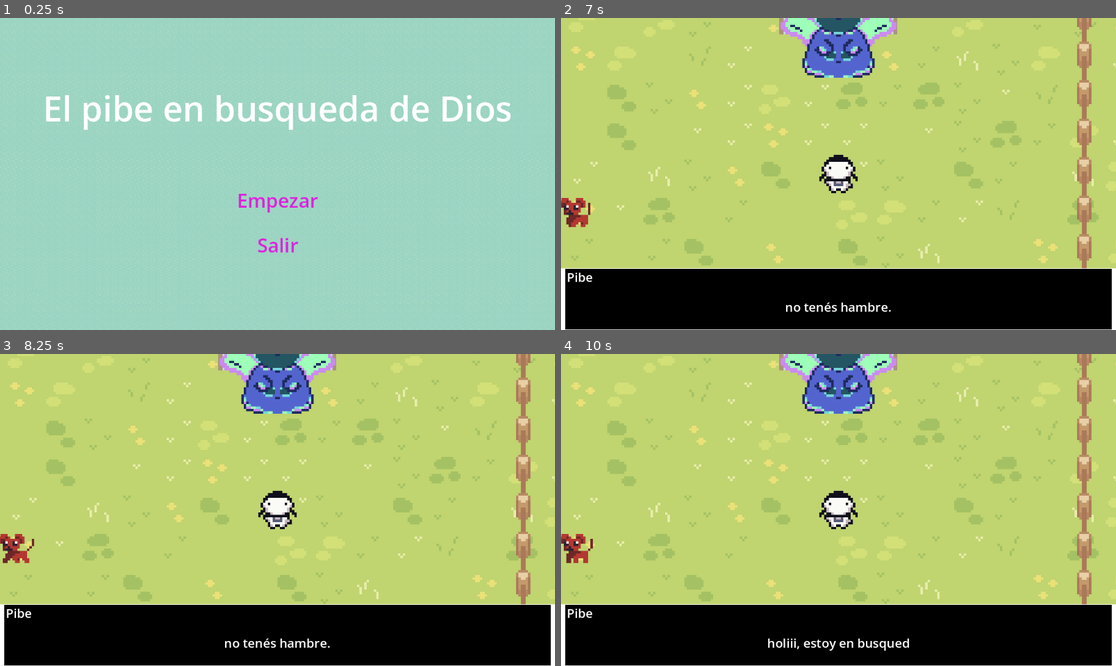
Above: before the commit, frames 1-4 (two rows, left to right).
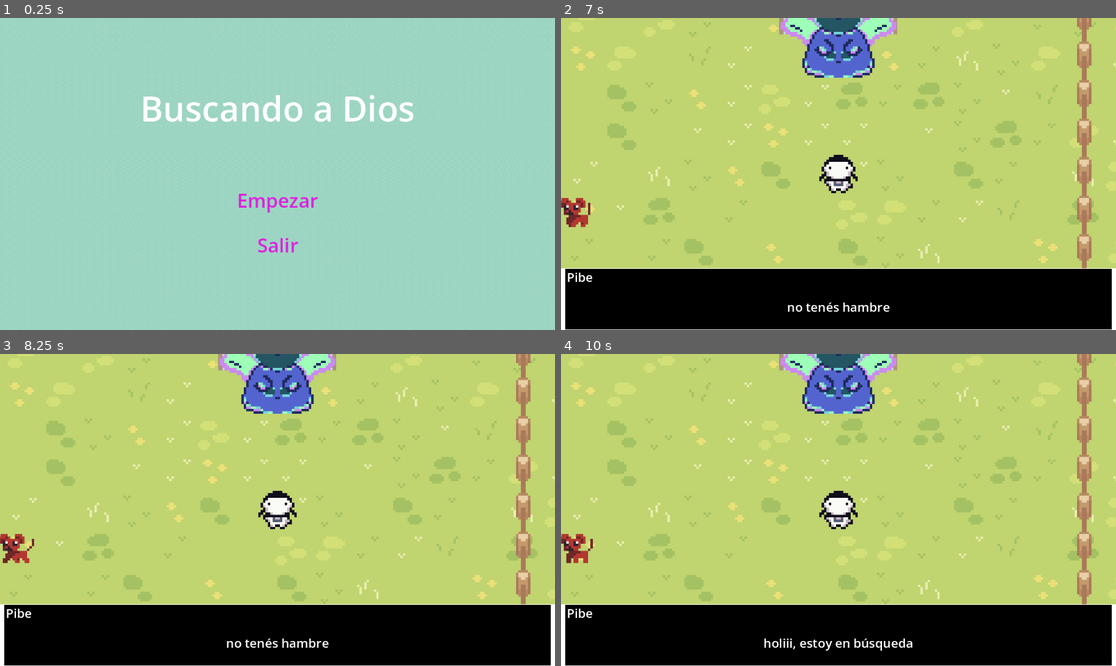
Above: after the commit, the same moments.

Repository: makiniqa/conocimiento-absurdo
Game: Godot game, scene res://Scenes/game.tscn
The game is run twice, just before and just after one commit, with the same random seed, the same clock (stepped at 60 frames per second) and the same inputs.
Inputs:
- Up to frame 1 (0.25 s): no input
- Up to frame 2 (7 s): click "Empezar" at 0.5 s; click "Empezar" at 1.25 s; tap Enter at 2, 2.85, 4.35, 5.85 s; hold Right (right) 2.03-2.78 s; tap Z every 1.5 s from 2.1 to 6.6 s; tap Space at 2.27, 3.02, 4.52, 5.27, 6.02 s; hold Down (down) 2.78-3.53 s; hold Right (right) 3.53-4.28 s; hold Up (up) 4.28-5.03 s; hold Left (left) 5.03-6.53 s; hold Down (down) from 6.53 s (still down)
- Up to frame 3 (8.25 s): release Down (down) at 7.28 s; hold Right (right) 7.28-8.03 s; tap Enter at 7.35 s; tap Space at 7.52, 8 s; hold Up (up) from 8.03 s (still down); tap Z at 8.1 s
- Up to frame 4 (10 s): tap Space at 8.27, 9.02 s; release Up (up) at 8.78 s; hold Right (right) 8.78-9.53 s; tap Enter at 8.85 s; hold Down (down) from 9.53 s (still down); tap Z at 9.6 s

The runs differ from the first frame. In frame 1, 3.0% of the frame differs, in the area x 8-92%, y 24-36%; in frame 2, 0.4%; in frame 3, 0.4%; in frame 4, 0.5%.

Commit message:
algunos ajustes textuales

Diff:
--- a/Scenes/nivel_0.tscn
+++ b/Scenes/nivel_0.tscn
@@ -69,7 +69,7 @@
 offset_bottom = 237.0
 grow_horizontal = 2
 theme_override_font_sizes/font_size = 72
-text = "El pibe en busqueda de Dios"
+text = "Buscando a Dios"
 
 [node name="StartButton" type="MenuButton" parent="." unique_id=68554837]
 layout_mode = 1
--- a/Scenes/nivel_4.tscn
+++ b/Scenes/nivel_4.tscn
@@ -144,7 +144,7 @@
 anchor_right = 1.0
 offset_bottom = 23.0
 grow_horizontal = 2
-text = "El Pibe en busqueda de Dios"
+text = "Buscando a Dios"
 label_settings = SubResource("LabelSettings_pb1qq")
 horizontal_alignment = 1
 vertical_alignment = 1
--- a/Scripts/nivel_1.gd
+++ b/Scripts/nivel_1.gd
@@ -35,7 +35,7 @@
 		if not $DialogueBox.begin_dialogue("enter_level"):
 			return
 		$Player.active = false
-		pibe.say("holiii, estoy en busqueda de dios >:)")
+		pibe.say("holiii, estoy en búsqueda de dios >:)")
 		pibe.say("él mismo me dijo que vive acá pero no sé qué onda")
 		pibe.say("es re raro este lugar...")
 		pibe.say("uh bancá...")
@@ -58,8 +58,8 @@
 		return
 	$Player.active = false
 	if not hablaste_con_libreria:
-		orcnella.say("Que haces pibe, tenés un cigarro para convidar?")
-		pibe.say("disculpa no fumo")
+		orcnella.say("qué hacés pibe, tenés un cigarro para convidar?")
+		pibe.say("disculpá no fumo")
 	elif not hablaste_con_orcnella:
 		pibe.say("che el de la librería quiere que te vayas")
 		orcnella.say("decile a ese gil que si me convida un pucho me voy")
@@ -107,7 +107,7 @@
 		hablaste_con_libreria = true
 	elif not hablaste_con_orcnella:
 		var dialogueID := "libreria1"
-		librero.say("dale wachín, hace que se vaya", dialogueID)
+		librero.say("dale wachín, hacé que se vaya", dialogueID)
 	else:
 		var dialogueID := "libreria2"
 		pibe.say("dice la señora que si le das un cigarrillo se va", dialogueID)
@@ -143,7 +143,7 @@
 		orcnella.say("pero gracias tenía hambre")
 	else:
 		pibe.say("una suculenta manzana")
-		pibe.say("no tenés hambre.")
+		pibe.say("no tenés hambre")
 	$DialogueBox.end_dialogue()
 
 func _on_moneda_interact() -> void:
--- a/Scripts/nivel_2.gd
+++ b/Scripts/nivel_2.gd
@@ -46,7 +46,7 @@
 	if interaccionesCQB%3 == 0:
 		chica.say("bailando bailando")
 	elif interaccionesCQB%3 == 1:
-		chica.say("amigos adios... adios...")
+		chica.say("amigos adiós... adiós...")
 	else:
 		chica.say("el silencio loco")
 	interaccionesCQB += 1
@@ -57,7 +57,7 @@
 	if not $DialogueBox.begin_dialogue("tocadiscos"):
 		return
 	if not agarrasteElDisco:
-		pibe.say("oh un tocadiscos :O que retro")
+		pibe.say("oh un tocadiscos :O qué retro")
 	elif not pusisteElDisco:
 		$Tocadiscos/AnimatedSprite2D.play("playing")
 		chica.say("...")
@@ -81,7 +81,7 @@
 		#$CortinaYCuadro/Area2D/CollisionShape2D.disabled = true
 		teAtropellaron = true
 	else:
-		pibe.say("que mierda fue eso")
+		pibe.say("qué mierda fue eso")
 	$DialogueBox.end_dialogue()
 
 
@@ -89,7 +89,7 @@
 	if not $DialogueBox.begin_dialogue("pishito"):
 		return
 	if not agarrasteLaChapa:
-		pibe.say("PISHITO 😍")
+		pibe.say("PISHITO :D")
 		$Pishito/AnimatedSprite2D.play("Bark")
 		perro.say("waf")
 		$DialogueBox.set_callable_on_queue_end(func (): $Pishito/AnimatedSprite2D.play("Idle"))
@@ -109,7 +109,7 @@
 		return
 	if not $DialogueBox.begin_dialogue("autoroto"):
 		return
-	pibe.say(":O se salió el cosito este de la rueda")
+	pibe.say(":O se salió el cosito éste de la rueda")
 	pibe.say("creo que este pishito quiere que se lo tire!")
 	agarrasteLaChapa = true
 	$DialogueBox.end_dialogue()
--- a/Scripts/nivel_3.gd
+++ b/Scripts/nivel_3.gd
@@ -11,12 +11,12 @@
 func _on_animation_player_animation_finished(anim_name: StringName) -> void:
 	if anim_name == "Enter":
 		$DialogueBox.begin_dialogue("fin0")
-		pibe.say("oh, que es esto? :O")
+		pibe.say("oh, qué es esto? :O")
 		dios.say("...")
 		dios.say("CORTEZA.")
 		dios.say("GAZA.")
 		dios.say("LUPA")
-		pibe.say("... que se supone que significa esto?")
+		pibe.say("... qué se supone que significa esto?")
 		dios.say("...")
 		dios.say("AFEITAR.")
 		dios.say("ITALIANO.")
@@ -25,18 +25,18 @@
 		$DialogueBox.set_callable_on_queue_end(func () : $AnimationPlayer.play("EnterITGuy"))
 	elif anim_name == "EnterITGuy":
 		$DialogueBox.begin_dialogue("fin1")
-		tecnico.say("oh, acá está la maquina")
-		tecnico.say("eh que haces vos? no podés estar acá")
+		tecnico.say("oh, acá está la máquina")
+		tecnico.say("eh qué hacés vos? no podés estar acá")
 		pibe.say("vine acá en busca de dios :O")
-		pibe.say("pasa que lo escucho hablandome y me dijo que venga acá")
+		pibe.say("pasa que lo escucho hablándome y me dijo que venga acá")
 		pibe.say("pero ahora no le encuentro sentido a lo que me dice")
-		tecnico.say("aahh ok, ya se que pasa")
-		tecnico.say("acá no está dios pibe, este es el banco")
-		tecnico.say("y esta es la maquina que genera los alias de las cuentas")
+		tecnico.say("aahh ok, ya se qué pasa")
+		tecnico.say("acá no está dios pibe, esto es el banco")
+		tecnico.say("y eéta es la máquina que genera los alias de las cuentas")
 		tecnico.say("pero resulta que la maquina está medio medio")
-		tecnico.say("viste como andan desfinanciando todo ahora?")
-		tecnico.say("que hijos de puta...")
-		tecnico.say("bueno, resulta que ahora la maquina está transmitiendo los aliases que genera en una frecuencia de radio")
+		tecnico.say("viste cómo andan desfinanciando todo ahora?")
+		tecnico.say("qué hijos de puta...")
+		tecnico.say("bueno, resulta que ahora la máquina está transmitiendo los aliases que genera en una frecuencia de radio")
 		tecnico.say("y esa frecuencia es captada por algunos chips cerebrales que implantó elon musk en la población")
 		tecnico.say("me mandaron a mi a arreglar eso")
 		$DialogueBox.set_callable_on_queue_end(func () : $AnimationPlayer.play("ArreglaPC"))
@@ -53,7 +53,7 @@
 		pibe.say("realmente es así?")
 		pibe.say("...dios no existe?")
 		tecnico.say("exacto :)")
-		pibe.say("pero que voy a hacer ahora con mi vida? D:")
+		pibe.say("pero qué voy a hacer ahora con mi vida? D:")
 		tecnico.say("yyy, mientras no malgastes tu vida estudiando computación como yo (ahre)")
 		pibe.say("pero no...")
 		pibe.say("no puede ser :(")
@@ -61,8 +61,6 @@
 		$DialogueBox.set_callable_on_queue_end(func () : $AnimationPlayer.play("FadeOut"))
 	elif anim_name == "FadeOut":
 		$DialogueBox.begin_dialogue("fin4")
-		pibe.say("...")
-		pibe.say("...")
 		pibe.say("...")
 		pibe.say("...")
 		pibe.say("...")
